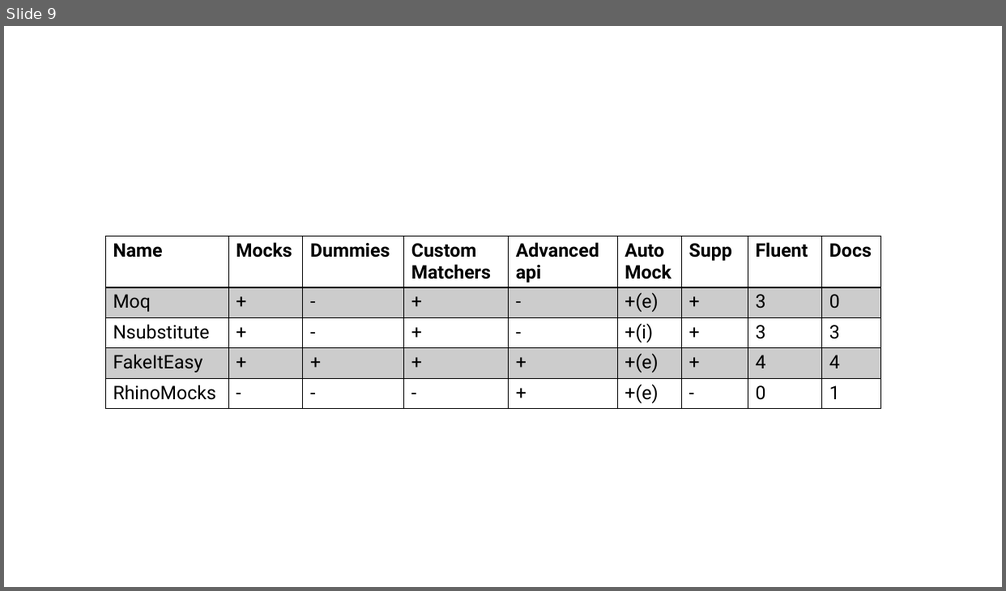
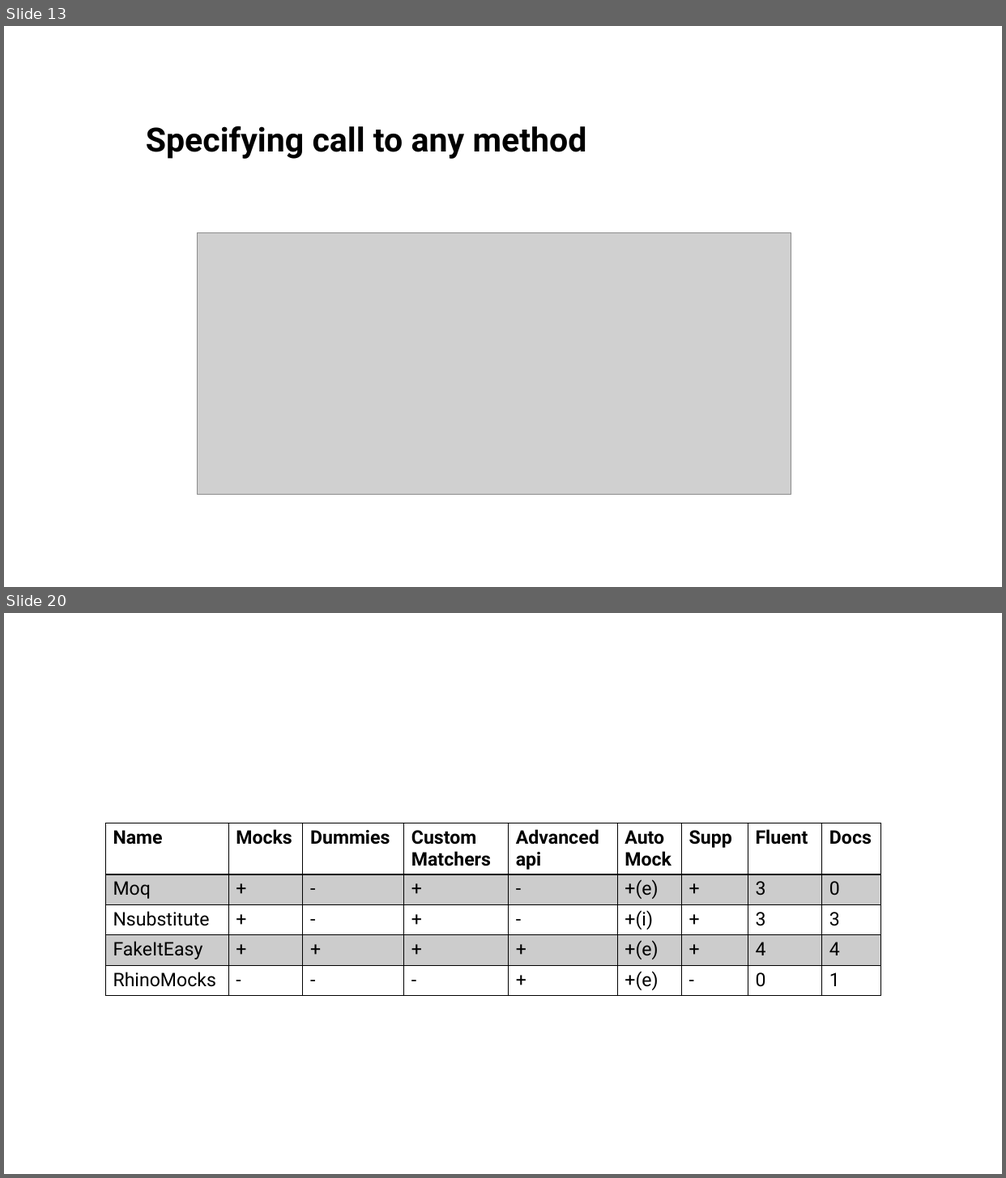
Before and after one commit to Shak-o/C-Examples, a slide deck: Mocking/Mocking.pptx. Shown one above the other, each under a label of ours: slide 9 before the commit, slides 13 and 20 after it; the slides between them are not shown. The pictures are 1006x591 and 1006x1178 pixels, drawn with LibreOffice and Linux fonts; fonts in the diff are those of the drawing; grey boxes stand for pictures. Boxes give left, top, right and bottom in pixels: in the first picture for what was removed or moved away, otherwise in the second. Text is boxed around its words. In the diff, an @@ line names an element or a change of style, - is before the commit and + after.

```diff
--- a/Mocking/Mocking.pptx
+++ b/Mocking/Mocking.pptx
@@ slide 13 added at bbox=[4, 26, 1002, 587], background #FFFFFF @@
@@ title added at bbox=[146, 126, 587, 159], 32 pt, text #000000, bold @@
+Specifying call to any method
@@ picture added at bbox=[197, 233, 791, 495] @@
@@ what was slide 9 is now slide 20 @@
```
Also in this commit, not shown: 8 slides changed, 10 other slides added, 1 other file.
